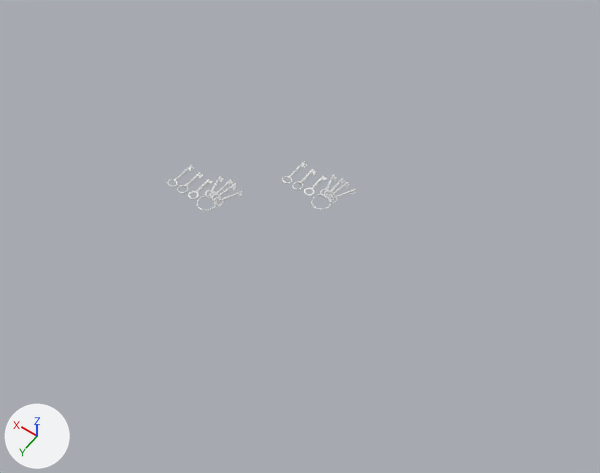
One commit to the Blender file items/keys/keys_common.blend: the scene before it, then after it.
One viewpoint serves both versions: a camera (50 mm lens) standing at (-15.9, 23.1, 32.1) and looking at (-0.7, 1.7, -1.4). Arrows for +X, +Y and +Z are at lower left; the lights stay in place.

Before the edit, the objects in view are built like this:
```python
ob_brasskey = bpy.data.objects.new('BrassKey', me_torus)
ob_brasskey.location = (1.4, 0.0, 0.0)
ob_brasskey.scale = (0.3, 0.3, 0.3)
ob_brasskeylow = bpy.data.objects.new('BrassKeyLow', me_torus_001)
ob_brasskeylow.location = (6.06, 3.62, 0.0)
ob_brasskeylow.scale = (0.3, 0.3, 0.3)
ob_ironkey = bpy.data.objects.new('IronKey', me_cylinder)
ob_ironkey.location = (0.7, 0.0, 0.0)
ob_ironkeylow = bpy.data.objects.new('IronKeyLow', me_cylinder_005)
ob_ironkeylow.location = (5.36, 3.62, 0.0)
ob_jailerskeyring = bpy.data.objects.new('JailersKeyRing', me_cylinder_003)
ob_jailerskeyring.location = (-0.9, 0.0, 0.0)
ob_jailerskeyringlow = bpy.data.objects.new('JailersKeyRingLow', me_cylinder_006)
ob_jailerskeyringlow.location = (3.76, 3.42, 0.0)
ob_rustykey = bpy.data.objects.new('RustyKey', me_cylinder_002)
ob_rustykey.location = (0.0, 0.0, 0.0)
ob_rustykeylow = bpy.data.objects.new('RustyKeyLow', me_cylinder_004)
ob_rustykeylow.location = (4.66, 3.62, 0.0)
```
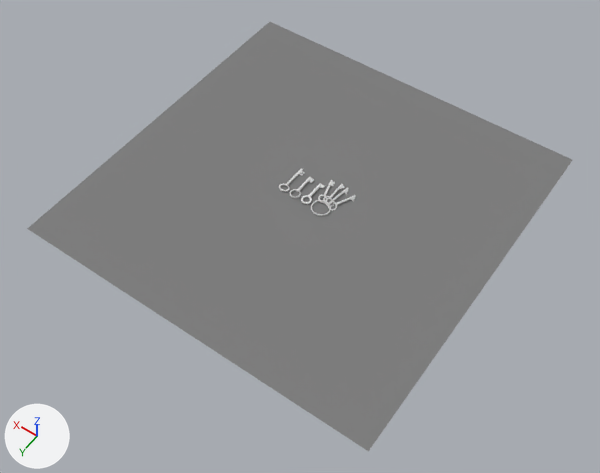
Where the change shows, as pixel boxes (x1, y1, x2, y2) in the pictures (600 x 473 px):
'ShadowPlane', added
    after: (27, 22, 572, 451)
'JailersKeyRing', moved
    before: (311, 175, 356, 210)
    after: (311, 180, 356, 216)
'JailersKeyRingLow', deleted
    before: (197, 176, 243, 211)
'IronKeyLow', moved
    before: (177, 172, 203, 194)
    after: (290, 176, 314, 198)
'IronKey', moved
    before: (292, 169, 317, 190)
    after: (301, 183, 325, 204)
'BrassKey', moved
    before: (282, 161, 307, 184)
    after: (279, 168, 305, 191)
'RustyKeyLow', deleted
    before: (188, 179, 213, 200)
'RustyKey', deleted
    before: (304, 176, 327, 196)
'BrassKeyLow', deleted
    before: (167, 164, 194, 187)

The change, as a list of edits to the scene's bpy script:
```text
Add mat_shadow_001:
    mat_shadow_001 = diffuse_material('Shadow.001')
    mat_shadow_001.base_color = (0.216, 0.216, 0.216)  # grey #808080
Add me_plane_003:
    me_plane_003.from_pydata([(1.0, 1.0, 0.0), (1.0, -1.0, 0.0), (-1.0, -1.0, 0.0), (-1.0, 1.0, 0.0)], [], [(0, 3, 2, 1)])
    me_plane_003.materials.append(mat_shadow_001)  # grey #808080
Remove ob_jailerskeyringlow:
    ob_jailerskeyringlow = bpy.data.objects.new('JailersKeyRingLow', me_cylinder_006)
    ob_jailerskeyringlow.location = (3.76, 3.42, 0.0)
    _m = ob_jailerskeyringlow.modifiers.new('EdgeSplit', 'EDGE_SPLIT')
    _m.use_edge_angle = False
Remove ob_brasskeylow:
    ob_brasskeylow = bpy.data.objects.new('BrassKeyLow', me_torus_001)
    ob_brasskeylow.location = (6.06, 3.62, 0.0)
    ob_brasskeylow.scale = (0.3, 0.3, 0.3)
    _m = ob_brasskeylow.modifiers.new('EdgeSplit', 'EDGE_SPLIT')
    _m.use_edge_angle = False
Change ob_ironkeylow:
    ob_ironkeylow.location: (5.36, 3.62, 0.0) -> (0.51, 0.52, 0.0)
Remove ob_rustykeylow:
    ob_rustykeylow = bpy.data.objects.new('RustyKeyLow', me_cylinder_004)
    ob_rustykeylow.location = (4.66, 3.62, 0.0)
    _m = ob_rustykeylow.modifiers.new('EdgeSplit', 'EDGE_SPLIT')
    _m.use_edge_angle = False
Change ob_jailerskeyring:
    ob_jailerskeyring.location: (-0.9, 0.0, 0.0) -> (-1.09, 0.32, 0.0)
Remove ob_rustykey:
    ob_rustykey = bpy.data.objects.new('RustyKey', me_cylinder_002)
    ob_rustykey.location = (0.0, 0.0, 0.0)
Change ob_ironkey:
    ob_ironkey.location: (0.7, 0.0, 0.0) -> (-0.19, 0.52, 0.0)
Change ob_brasskey:
    ob_brasskey.location: (1.4, 0.0, 0.0) -> (1.21, 0.52, 0.0)
Add ob_shadowplane:
    ob_shadowplane = bpy.data.objects.new('ShadowPlane', me_plane_003)
    ob_shadowplane.location = (0.0, 0.0, -0.11)
    ob_shadowplane.scale = (10.0, 10.0, 10.0)
```
